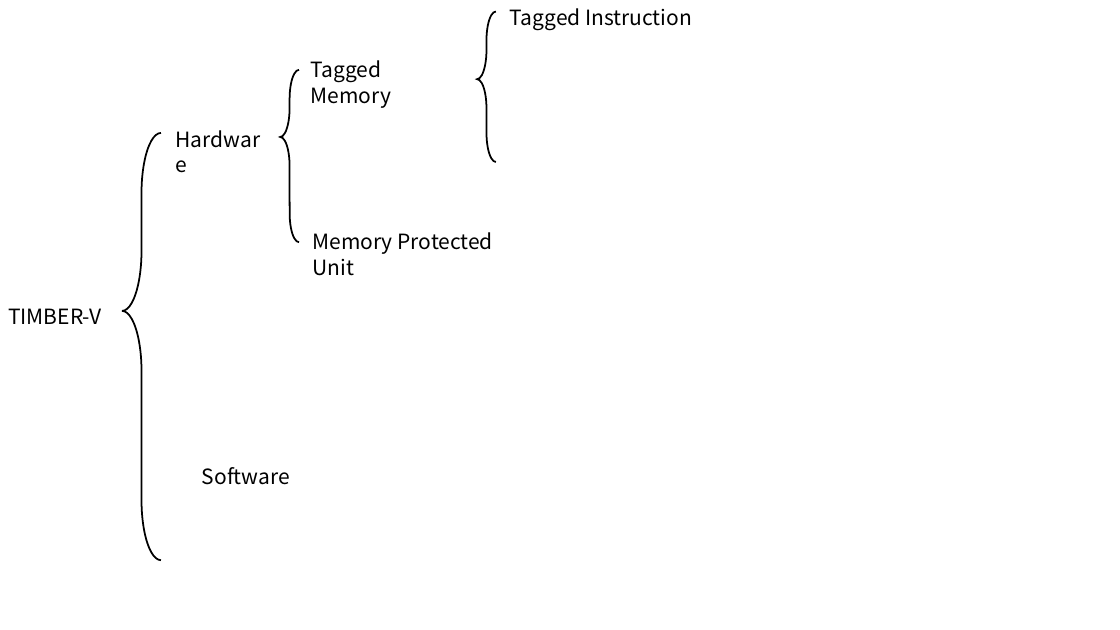
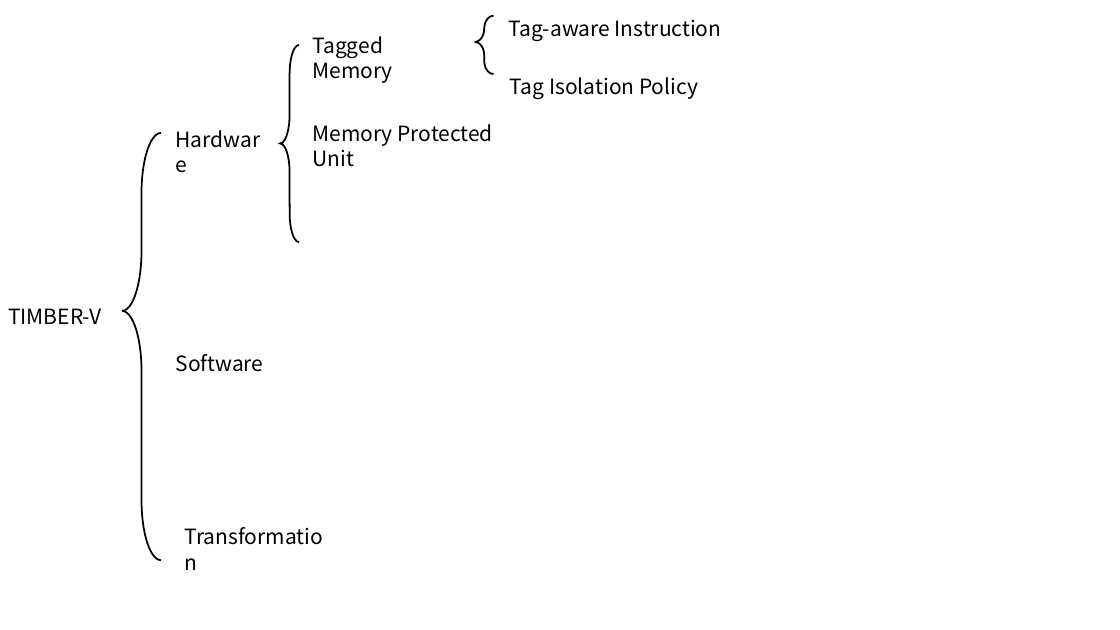
Before and after one commit to Bemfool/SUNFLOWER, a slide deck: slide 4 of 新建 Microsoft PowerPoint 演示文稿.pptx. Drawn at 1120x630 pixels with LibreOffice and Linux fonts; fonts in the diff are those of the drawing. Boxes give left, top, right and bottom in pixels: in the first picture for what was removed or moved away, otherwise in the second. Text is boxed around its words. In the diff, an @@ line names an element or a change of style, - is before the commit and + after.

```diff
--- a/新建 Microsoft PowerPoint 演示文稿.pptx
+++ b/新建 Microsoft PowerPoint 演示文稿.pptx
@@ text "Tagged Memory": place and size @@
-text "Tagged Memory" at (311,60,392,108)
+text "Tagged Memory" at (312,36,393,83)
@@ left brace: place and size @@
-left brace at (477,12,496,162)
+left brace at (475,16,493,74)
@@ text at (508,20,722,41): text changed @@
-Tagged Instruction
+Tag-aware Instruction
@@ left brace: place and size @@
-left brace at (281,70,299,242)
+left brace at (281,45,299,242)
@@ left brace at (281,45,299,242): proportions changed @@
@@ text added at (510,77,698,100), 18 pt, text #000000 @@
+Tag Isolation Policy
@@ text "Memory Protected Unit": place and size @@
-text "Memory Protected Unit" at (312,232,493,276)
+text "Memory Protected Unit" at (312,124,493,167)
@@ text "Software": place and size @@
-text "Software" at (202,467,290,485)
+text "Software" at (176,354,264,372)
@@ text added at (176,520,335,554), 18 pt, text #000000 @@
+Transformation
```
